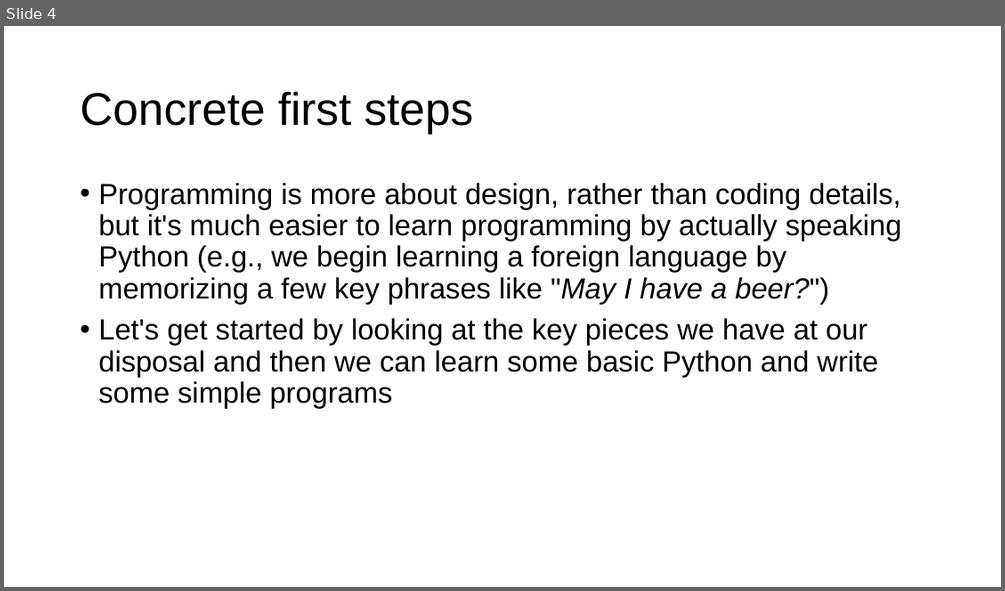
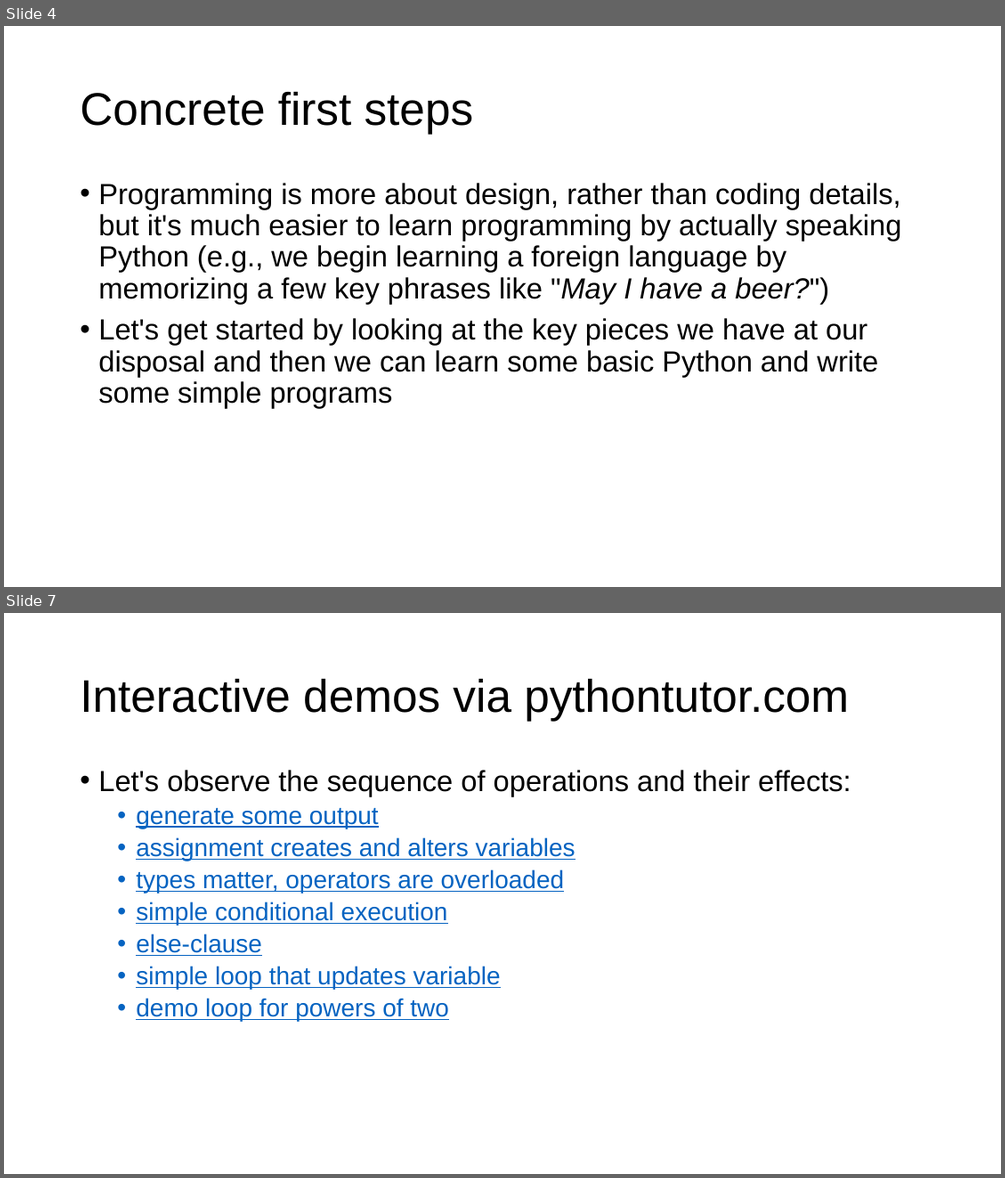
Before and after one commit to parrt/msds501, a slide deck: slides/intro-programming.pptx. Shown one above the other, each under a label of ours: slide 4 before the commit, slides 4 and 7 after it; the slides between them are not shown. The pictures are 1005x591 and 1005x1178 pixels, drawn with LibreOffice and Linux fonts; fonts in the diff are those of the drawing; background and template pictures are left out. Boxes give left, top, right and bottom in pixels: in the first picture for what was removed or moved away, otherwise in the second. Text is boxed around its words. In the diff, an @@ line names an element or a change of style, - is before the commit and + after.

```diff
--- a/slides/intro-programming.pptx
+++ b/slides/intro-programming.pptx
@@ slide 7 added at (4,613,1001,1174), background #FFFFFF @@
@@ title added at (80,678,849,721), 44 pt, text #000000 @@
+Interactive demos via pythontutor.com
@@ text added at (98,770,851,1021), 24 pt, text #0563C1, underline @@
+• Let's observe the sequence of operations and their effects:
+  • generate some output
+  • assignment creates and alters variables
+  • types matter, operators are overloaded
+  • simple conditional execution
+  • else-clause
+  • simple loop that updates variable
+  • demo loop for powers of two
```
Also in this commit, not shown: 1 slide changed, 12 other slides added, 2 slides removed, 3 other files.
